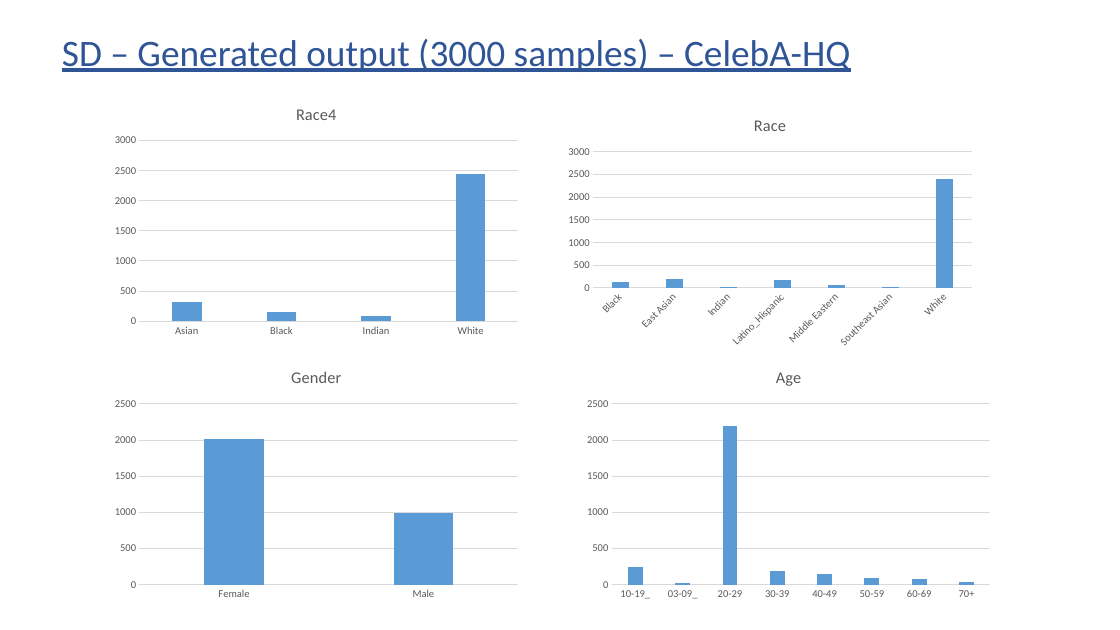
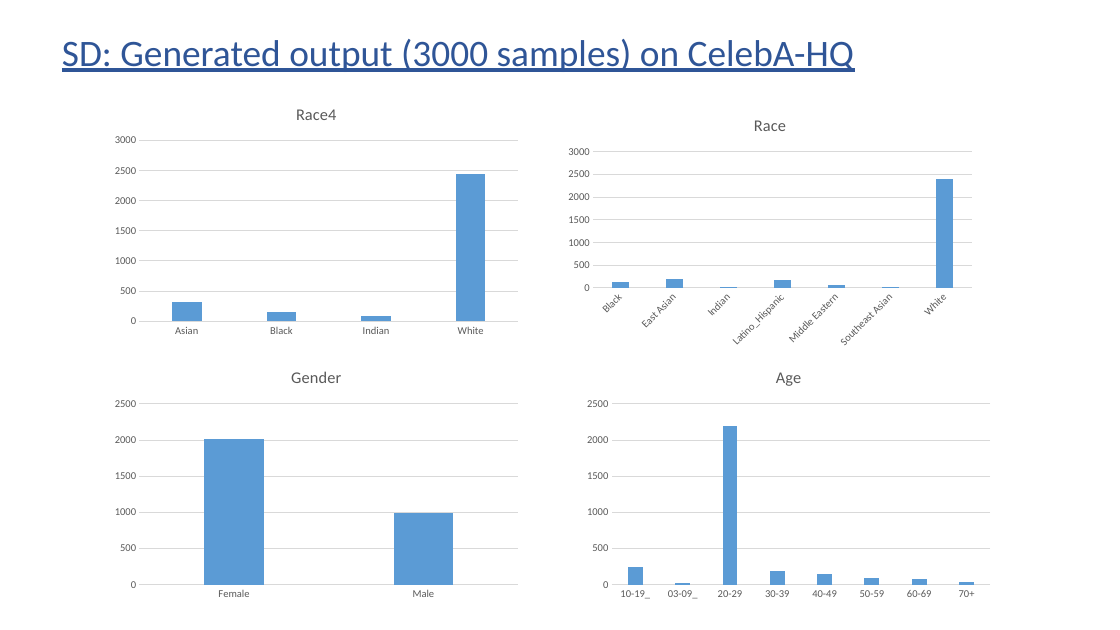
Before and after one commit to subirkumarparida/DDPM, a slide deck: slide 51 of Bias_Diffusion_v3.pptx (slide 21 before the commit). Drawn at 1120x630 pixels with LibreOffice and Linux fonts; fonts in the diff are those of the drawing. Boxes give left, top, right and bottom in pixels: in the first picture for what was removed or moved away, otherwise in the second. Text is boxed around its words. In the diff, an @@ line names an element or a change of style, - is before the commit and + after.

```diff
--- a/Bias_Diffusion_v3.pptx
+++ b/Bias_Diffusion_v3.pptx
@@ text at (x1=62, y1=39, x2=854, y2=72): text changed @@
-SD – Generated output (3000 samples) – CelebA-HQ
+SD: Generated output (3000 samples) on CelebA-HQ
```
Also in this commit, not shown: 7 other slides changed, 22 slides added.
